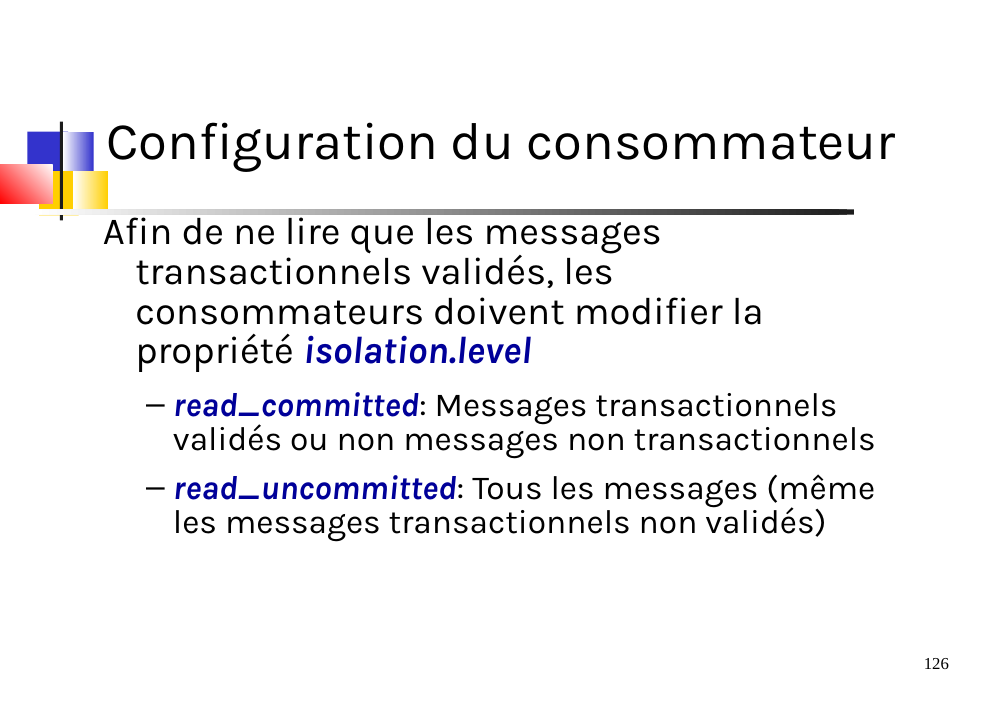
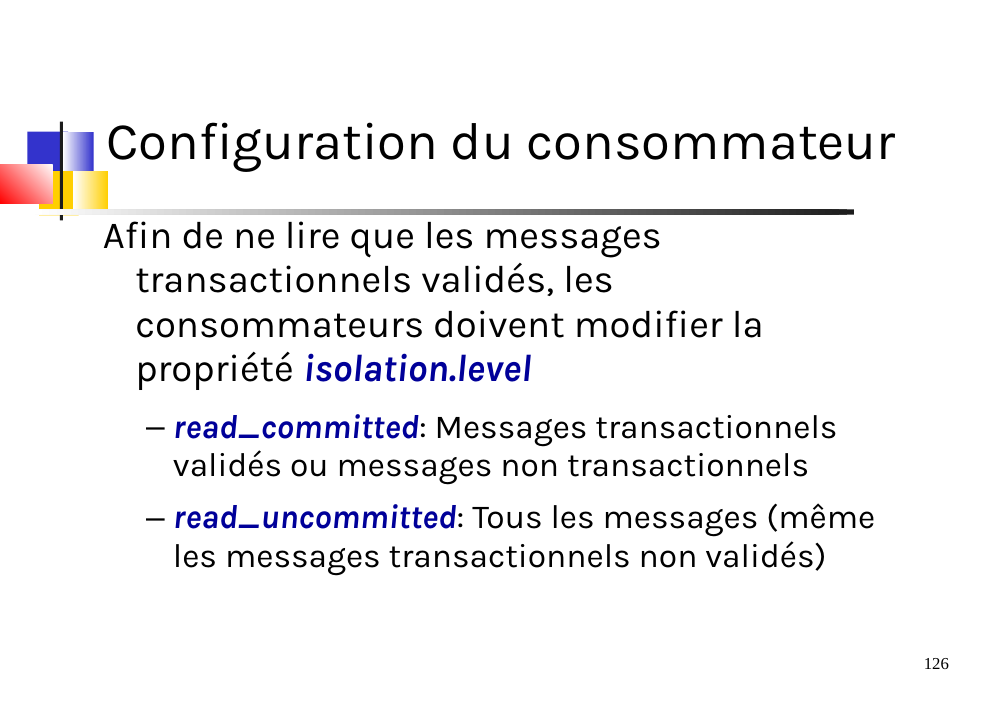
Before and after one commit to dthibau/kafka, a slide deck: slide 126 of KafkaAdmin.odp. Drawn at 1008x713 pixels with LibreOffice and Linux fonts; fonts in the diff are those of the drawing. Boxes give left, top, right and bottom in pixels: in the first picture for what was removed or moved away, otherwise in the second. Text is boxed around its words. In the diff, an @@ line names an element or a change of style, - is before the commit and + after.

```diff
--- a/KafkaAdmin.odp
+++ b/KafkaAdmin.odp
@@ text at <box>103,214,875,576</box>: line spacing 0.86 to 0.96 @@
@@ text at <box>173,414,837,485</box>: text changed @@
-  – read_committed: Messages transactionnels validés ou non messages non transactionnels
+  – read_committed: Messages transactionnels validés ou messages non transactionnels
```
Also in this commit, not shown: 5 other slides changed, 5 slides added, 7 other files.
